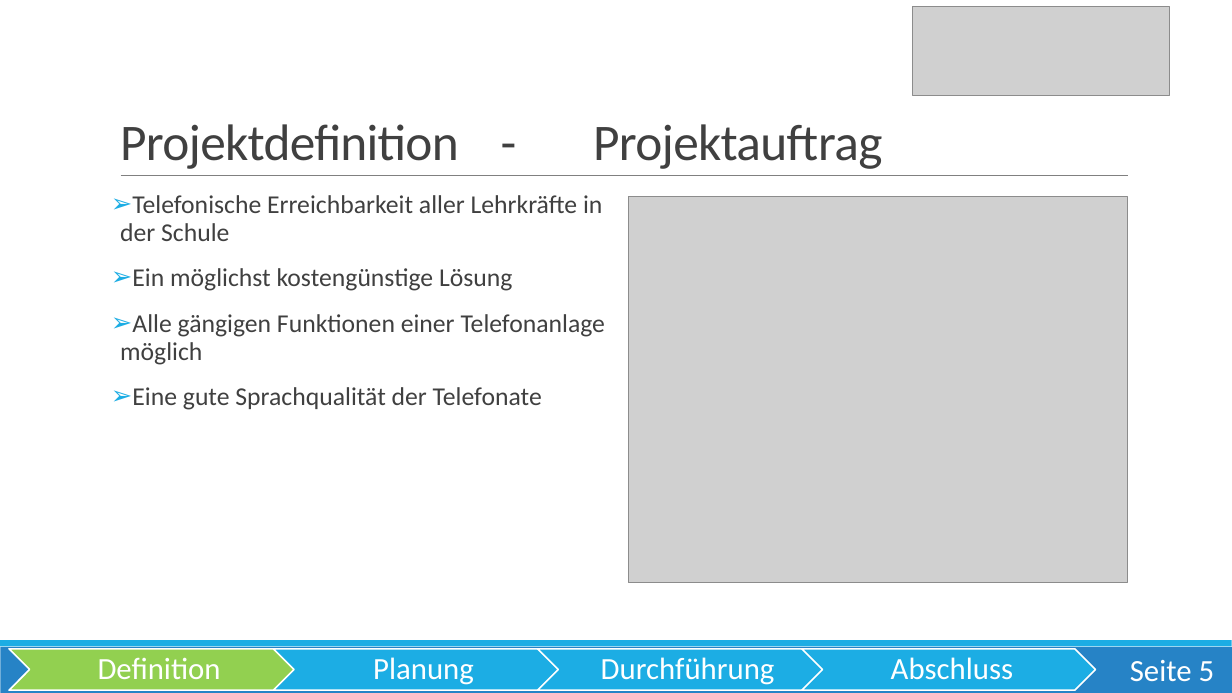
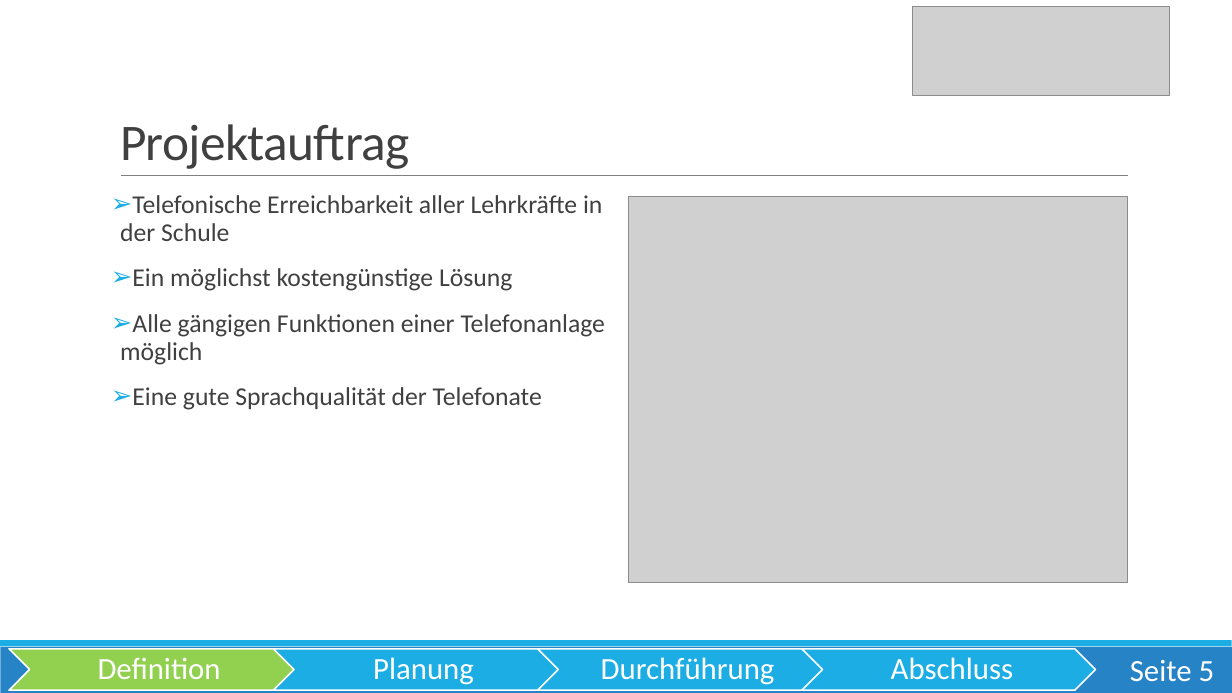
Before and after one commit to OberstufenprojektVOIP/OSP_VOIP, a slide deck: slide 5 of Pr-sentation/Präsentation VoIP Echt.pptx. Drawn at 1232x693 pixels with LibreOffice and Linux fonts; fonts in the diff are those of the drawing; grey boxes stand for pictures. Boxes give left, top, right and bottom in pixels: in the first picture for what was removed or moved away, otherwise in the second. Text is boxed around its words. In the diff, an @@ line names an element or a change of style, - is before the commit and + after.

```diff
--- a/Pr-sentation/Präsentation VoIP Echt.pptx
+++ b/Pr-sentation/Präsentation VoIP Echt.pptx
@@ title at [120,124,409,169]: text changed @@
-Projektdefinition - Projektauftrag
+Projektauftrag
```
Also in this commit, not shown: 12 other slides changed, 11 slides added, 3 slides removed.
